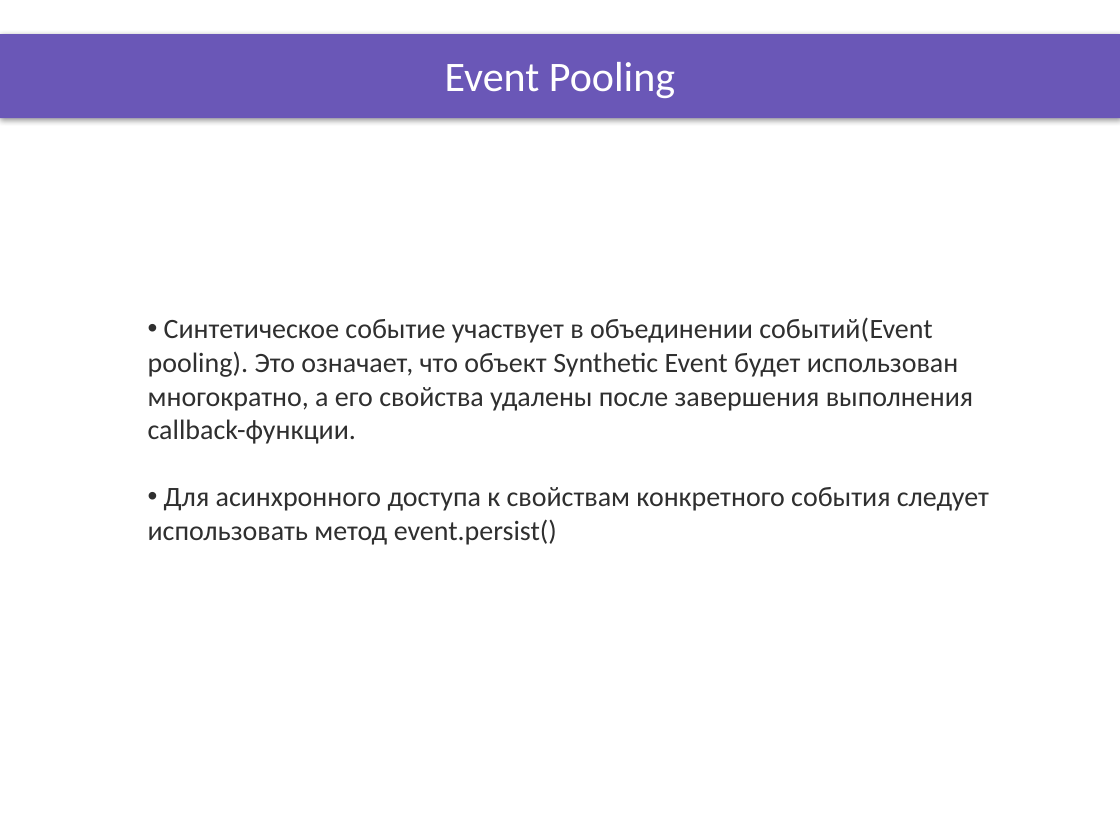
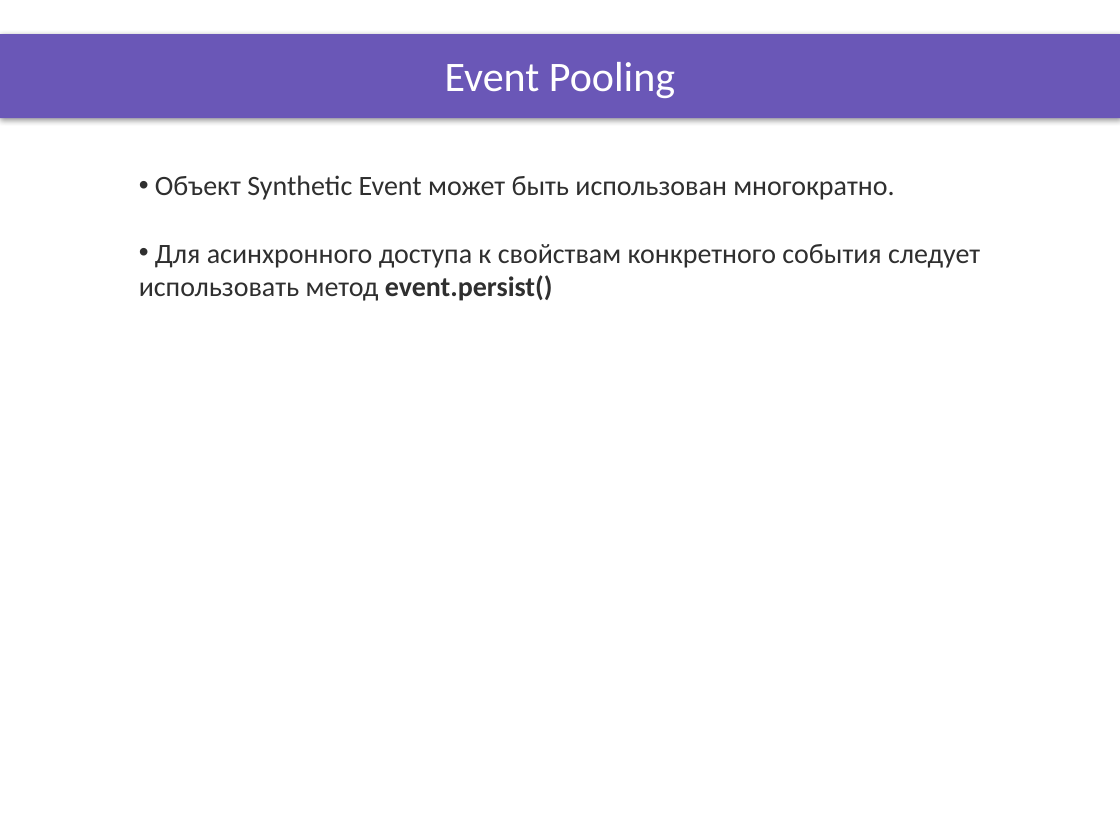
Before and after one commit to DinamickaDevelopment/ignite, a slide deck: slide 3 of ReactJS/lesson_21/Presentation/React_events.pptx. Drawn at 1120x840 pixels with LibreOffice and Linux fonts; fonts in the diff are those of the drawing; background and template pictures are left out. Boxes give left, top, right and bottom in pixels: in the first picture for what was removed or moved away, otherwise in the second. Text is boxed around its words. In the diff, an @@ line names an element or a change of style, - is before the commit and + after.

```diff
--- a/ReactJS/lesson_21/Presentation/React_events.pptx
+++ b/ReactJS/lesson_21/Presentation/React_events.pptx
@@ text "Объект Synthetic Event может быть ...": place and size @@
-text "Объект Synthetic Event может быть ..." at [148, 317, 989, 545]
+text "Объект Synthetic Event может быть ..." at [139, 175, 980, 301]
@@ text at [155, 175, 894, 200]: text changed @@
-• Синтетическое событие участвует в объединении событий(Event pooling). Это означает, что объект Synthetic Event будет использован многократно, а его свойства удалены после завершения выполнения callback-функции.
+• Объект Synthetic Event может быть использован многократно.
@@ text at [139, 244, 980, 301]: bold on in "event.persist()" @@
```
Also in this commit, not shown: 3 other slides changed, 15 other files.
